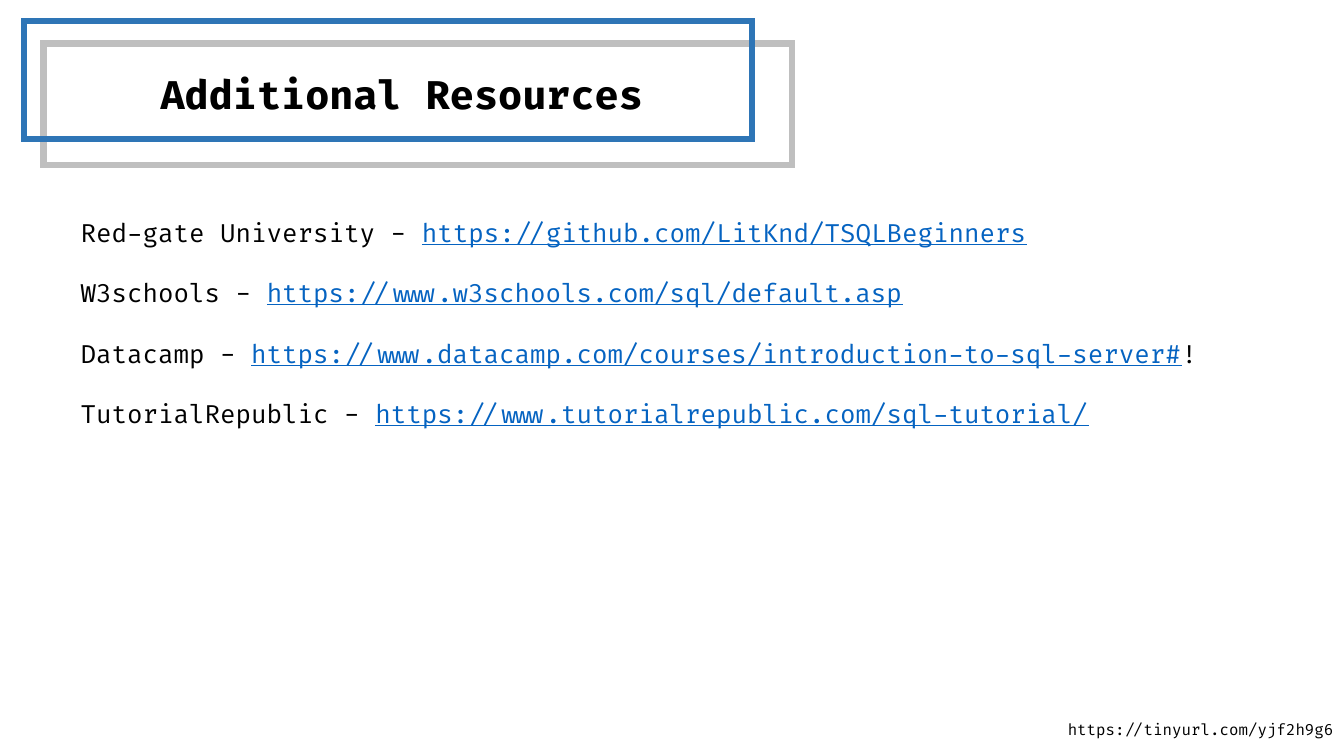
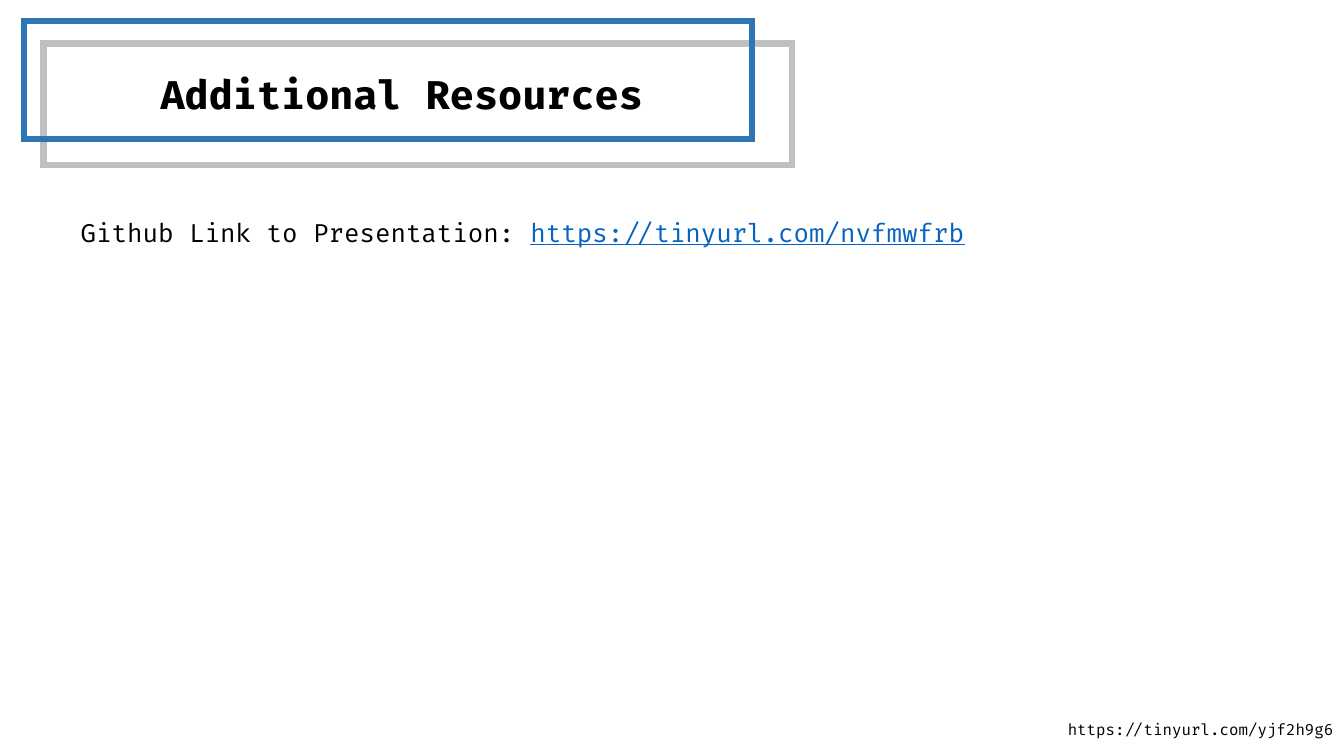
Before and after one commit to JVoogt/presentations, a slide deck: slide 15 of SQLFriday - Migrating Data using Polybase to Azure SQL DB/Migrating Data using Polybase to Azure SQL DB.pptx (slide 16 before the commit). Drawn at 1344x756 pixels with LibreOffice and Linux fonts; fonts in the diff are those of the drawing. Boxes give left, top, right and bottom in pixels: in the first picture for what was removed or moved away, otherwise in the second. Text is boxed around its words. In the diff, an @@ line names an element or a change of style, - is before the commit and + after.

Commit message:
update

```diff
--- a/SQLFriday - Migrating Data using Polybase to Azure SQL DB/Migrating Data using Polybase to Azure SQL DB.pptx
+++ b/SQLFriday - Migrating Data using Polybase to Azure SQL DB/Migrating Data using Polybase to Azure SQL DB.pptx
@@ text at (81,222,964,248): text changed @@
-Red-gate University - https://github.com/LitKnd/TSQLBeginners
-W3schools - https://www.w3schools.com/sql/default.asp
-Datacamp - https://www.datacamp.com/courses/introduction-to-sql-server#!
-TutorialRepublic - https://www.tutorialrepublic.com/sql-tutorial/
+Github Link to Presentation: https://tinyurl.com/nvfmwfrb
```
Also in this commit, not shown: 1 slide added, 2 slides removed.
